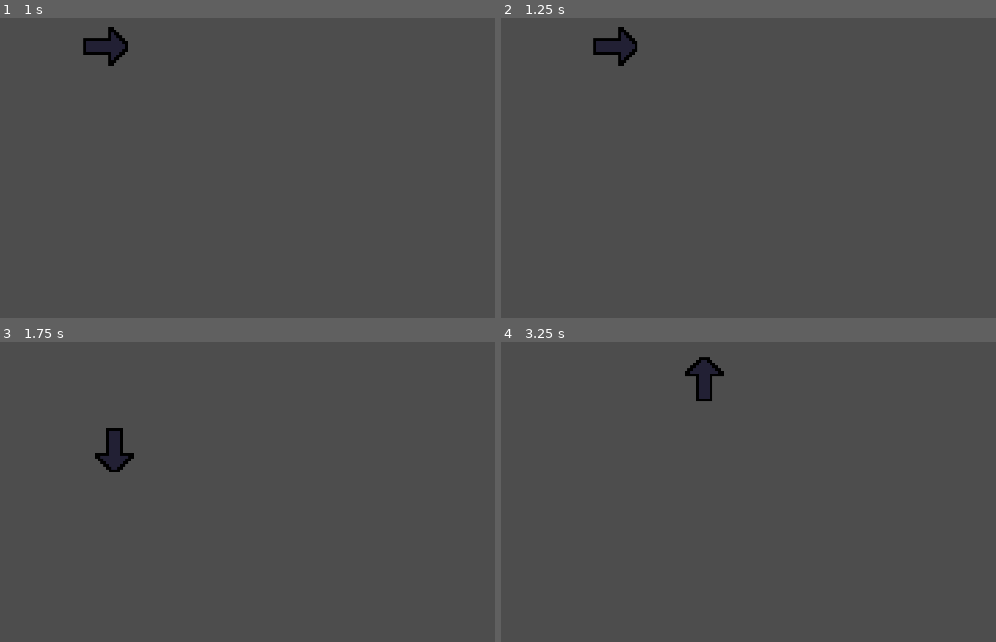
Above: before the commit, frames 1-4 (two rows, left to right).
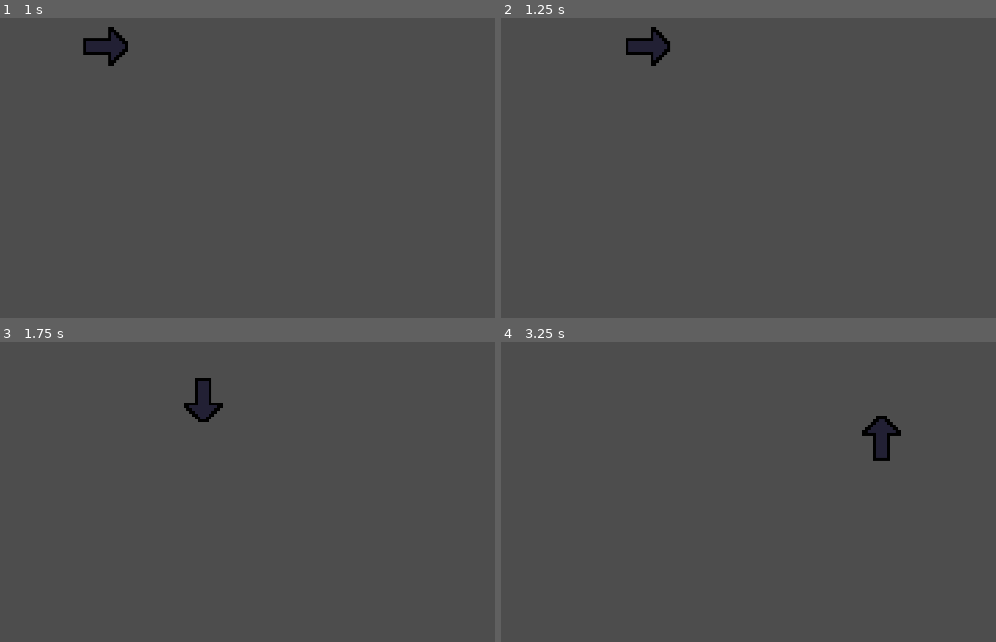
Above: after the commit, the same moments.

Repository: kori31415/FrameJam-2026
Game: Godot game, scene res://Test_Scene.tscn
Two runs of this game, one before a commit and one after it. Both use one fixed random seed, a clock stepped at 60 frames per second and the inputs below. The project has no main scene, so this scene is started directly.
Inputs:
- Up to frame 1 (1 s): tap Enter at 0.5 s; hold D (Right) from 0.53 s (still down)
- Up to frame 2 (1.25 s): keep holding D (Right)
- Up to frame 3 (1.75 s): release D (Right) at 1.28 s; hold S (Down) from 1.28 s (still down)
- Up to frame 4 (3.25 s): release S (Down) at 2.03 s; hold D (Right) 2.03-2.78 s; hold Up (Up) from 2.78 s (still down)

Frame 1 is identical in both runs. In frame 2, 1.1% of the frame differs, in the area x 18-35%, y 3-16%; in frame 3, 1.3%; in frame 4, 1.3%, in the area x 37-81%, y 5-40%.

Commit message:
Added Sprint Toggle & Made Smoother Movement

Diff:
--- a/Player_Character.gd
+++ b/Player_Character.gd
@@ -3,26 +3,31 @@
 @onready var _animation_player = $Animations
 
 const tile_size = 16
-const move_speed = 0.5
+var move_speed = 0.5
 var moving = false
 var input_direction
 
 func _physics_process(delta: float) -> void:
 	if not moving:
 		input_direction = Vector2.ZERO
-		if Input.is_action_just_pressed("Left"):
+		if Input.is_action_pressed("Left"):
 			input_direction = Vector2.LEFT
 			_animation_player.play("Face_Left")
-		elif Input.is_action_just_pressed("Right"):
+		elif Input.is_action_pressed("Right"):
 			input_direction = Vector2.RIGHT
 			_animation_player.play("Face_Right")
-		elif Input.is_action_just_pressed("Up"):
+		elif Input.is_action_pressed("Up"):
 			input_direction = Vector2.UP
 			_animation_player.play("Face_Up")
-		elif Input.is_action_just_pressed("Down"):
+		elif Input.is_action_pressed("Down"):
 			input_direction = Vector2.DOWN
 			_animation_player.play("Face_Down")
 		move()
+	if Input.is_action_just_pressed("Cancel"):
+		if move_speed == 0.5:
+			move_speed = 0.25
+		else:
+			move_speed = 0.5
 
 func move():
 	if input_direction:
